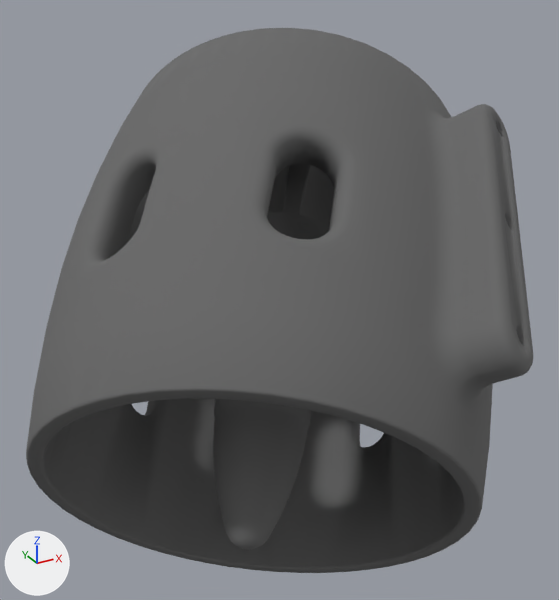
What one commit did to the COLLADA model robots/uuv_d/urdf/mesh/proto_type/meshes/t6.dae.
Camera for both pictures: a 50 mm lens placed at (-0.0489, -0.0947, 0.0675), pointed at (0.0116, 0.0153, 0.0125). The lights are fixed; the arrows at lower left show +X, +Y and +Z. The older version comes first.

The first picture shows 'node0'.
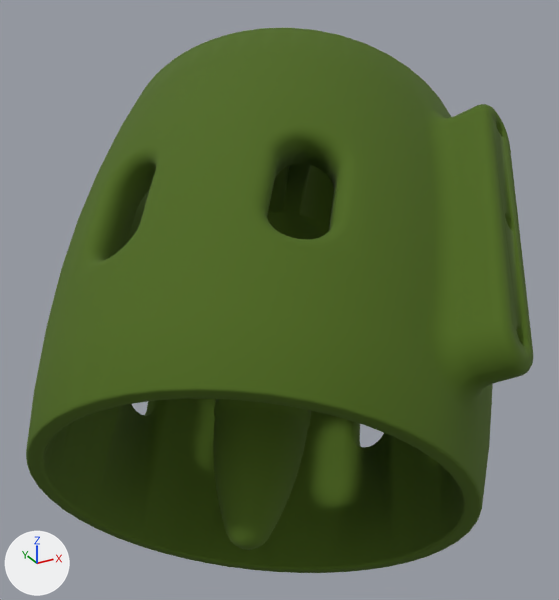
Boxes [x1, y1, x2, y2] around the edits, measured in the pictures (559 x 600 px):
'node0', recoloured (darker)
    both: [26, 28, 533, 573]

The change, as a list of edits to the scene's bpy script:
```text
Change mat_defaultmaterial:
    add n3 = _N.new('ShaderNodeMix'); n3.name = 'Mix'
    add n3.data_type = 'RGBA'
    add n3.blend_type = 'MULTIPLY'
    add n3.inputs[0].default_value = 1.0  # 'Factor'
    add n3.inputs[7].default_value = (0.523, 1.0, 0.0331, 1.0)  # 'B', green #bfff33
    where n2 = _N.new('ShaderNodeVertexColor'); n2.name = 'Color Attribute'
    where n0 = _N.new('ShaderNodeBsdfPrincipled'); n0.name = 'Principled BSDF'
    remove _L.new(n2.outputs[0], n0.inputs[0])  # 'Color' to 'Base Color'
    add _L.new(n2.outputs[0], n3.inputs[6])  # 'Color' to 'A'
    add _L.new(n3.outputs[2], n0.inputs[0])  # 'Result' to 'Base Color'
```
